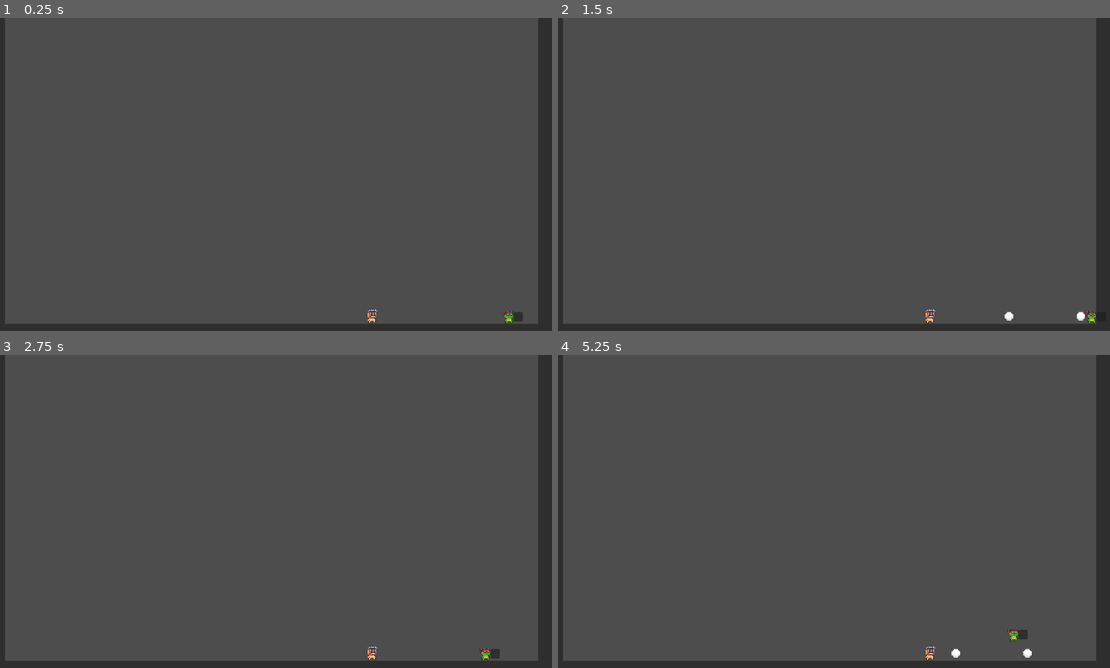
Above: before the commit, frames 1-4 (two rows, left to right).
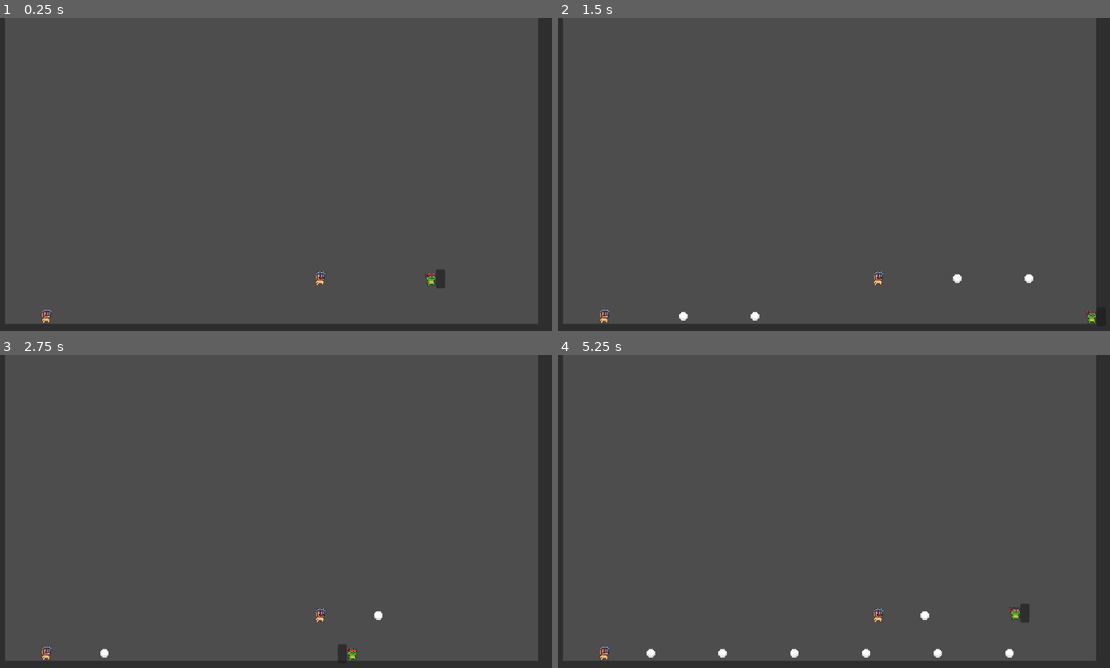
Above: after the commit, the same moments.

Repository: JunYut/42-Game-Jam
Game: Godot game, scene res://main.tscn
The game is run twice, just before and just after one commit, with the same random seed, the same clock (stepped at 60 frames per second) and the same inputs.
Inputs:
- Up to frame 1 (0.25 s): no input
- Up to frame 2 (1.5 s): tap Enter (ui_accept) at 0.5, 0.77 s; hold Right (ui_right) from 0.53 s (still down); tap D (parry) at 0.6, 1.35 s
- Up to frame 3 (2.75 s): tap Enter (ui_accept) at 1.52 s; release Right (ui_right) at 2.03 s; hold Left (ui_left) from 2.03 s (still down); tap D (parry) at 2.1 s
- Up to frame 4 (5.25 s): release Left (ui_left) at 2.78 s; hold Right (ui_right) 2.78-4.28 s; tap D (parry) every 0.75 s from 2.85 to 5.1 s; tap Enter (ui_accept) at 3.02, 3.77, 4.52 s; hold Left (ui_left) 4.28-5.03 s; hold Right (ui_right) from 5.03 s (still down)

The runs differ from the first frame. In frame 1, 0.4% of the frame differs, in the area x 7-95%, y 80-98%; in frame 2, 0.4%; in frame 3, 0.5%; in frame 4, 0.8%, in the area x 7-86%, y 79-98%.

Commit message:
parry success

Diff:
--- a/main.tscn
+++ b/main.tscn
@@ -7,13 +7,16 @@
 [node name="Node2D" type="Node2D"]
 
 [node name="player" parent="." instance=ExtResource("2_um8x0")]
-position = Vector2(1088, 632)
+position = Vector2(920, 520)
 
 [node name="background" parent="." instance=ExtResource("1_pfmlk")]
 metadata/_edit_lock_ = true
 
 [node name="enemy" parent="." instance=ExtResource("3_xigvj")]
-position = Vector2(792, 632)
+position = Vector2(680, 552)
+
+[node name="enemy2" parent="." instance=ExtResource("3_xigvj")]
+position = Vector2(88, 632)
 
 [node name="Camera2D" type="Camera2D" parent="."]
 position = Vector2(576, 352)
--- a/player.gd
+++ b/player.gd
@@ -1,18 +1,21 @@
 extends CharacterBody2D
 
-
+# Variables
 const SPEED = 300.0
 const JUMP_VELOCITY = -400.0
-
-# Get the gravity from the project settings to be synced with RigidBody nodes.
 var gravity = ProjectSettings.get_setting("physics/2d/default_gravity")
 var projectile
-var can_parry = false
+var parry_window = 0.5
+var double_jump = 1
 var is_alive = true
 
+# Preparations
+func  _ready():
+	pass
+
+
+# In game events
 func _physics_process(delta):
-	can_parry = false
-
 	if not is_alive:
 		_respawn()
 
@@ -38,26 +41,34 @@
 
 	move_and_slide()
 
+# Functions
 func _parry():
-	#$Parry/CollisionShape2D.disabled = 0
-	print("parry!")
-	if can_parry:
-		projectile.position.x *= -1
-		velocity.y = JUMP_VELOCITY
+	$Marker2D/Parry/CollisionShape2D.disabled = false
+	$"Marker2D/Parry/Parry window".start(parry_window)
+
 
 func _respawn():
 	get_tree().reload_current_scene()
+
 
 func _die():
 	is_alive = false
 	queue_free()
 
-func _on_hitbox_area_entered(_area):
-	if _area.is_in_group("projectile"):
+# Signals
+func _on_hitbox_area_entered(area):
+	if area.is_in_group("projectile"):
 		_die()
 
 
-func _on_parry_area_entered(_area):
-	print("projectile incoming")
-	can_parry = true
-	projectile = $projectile
+func _on_parry_area_entered(area):
+	if area.is_in_group("projectile"):
+		if not is_on_floor():
+			if velocity.y > 0:
+				velocity.y += -500
+			else:
+				velocity.y += -100
+
+
+func _on_parry_window_timeout():
+	$Marker2D/Parry/CollisionShape2D.disabled = true
--- a/player.tscn
+++ b/player.tscn
@@ -29,8 +29,9 @@
 [node name="Marker2D" type="Marker2D" parent="."]
 position = Vector2(21, 0)
 
-[node name="Parry" type="Area2D" parent="Marker2D"]
+[node name="Parry" type="Area2D" parent="Marker2D" groups=["parry hit box"]]
 position = Vector2(20, 0)
+scale = Vector2(1, 2)
 
 [node name="CollisionShape2D" type="CollisionShape2D" parent="Marker2D/Parry"]
 position = Vector2(-20, 0)
@@ -43,5 +44,8 @@
 offset_right = 10.0
 offset_bottom = 10.0
 
+[node name="Parry window" type="Timer" parent="Marker2D/Parry"]
+
 [connection signal="area_entered" from="Hitbox" to="." method="_on_hitbox_area_entered"]
 [connection signal="area_entered" from="Marker2D/Parry" to="." method="_on_parry_area_entered"]
+[connection signal="timeout" from="Marker2D/Parry/Parry window" to="." method="_on_parry_window_timeout"]
--- a/projectile.gd
+++ b/projectile.gd
@@ -11,6 +11,8 @@
 	#print("Exited the screen")
 	queue_free()
 
-func _on_area_entered(_area):
-	#print("Entered the area")
-	queue_free()
+func _on_area_entered(area):
+	if area.is_in_group("parry hit box"):
+		speed *= -1
+	else:
+		queue_free()
